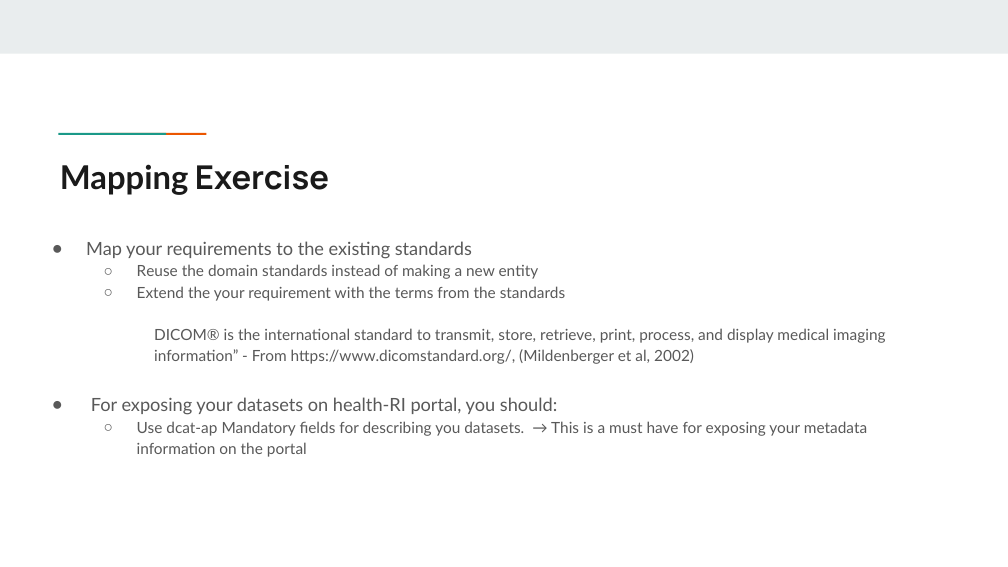
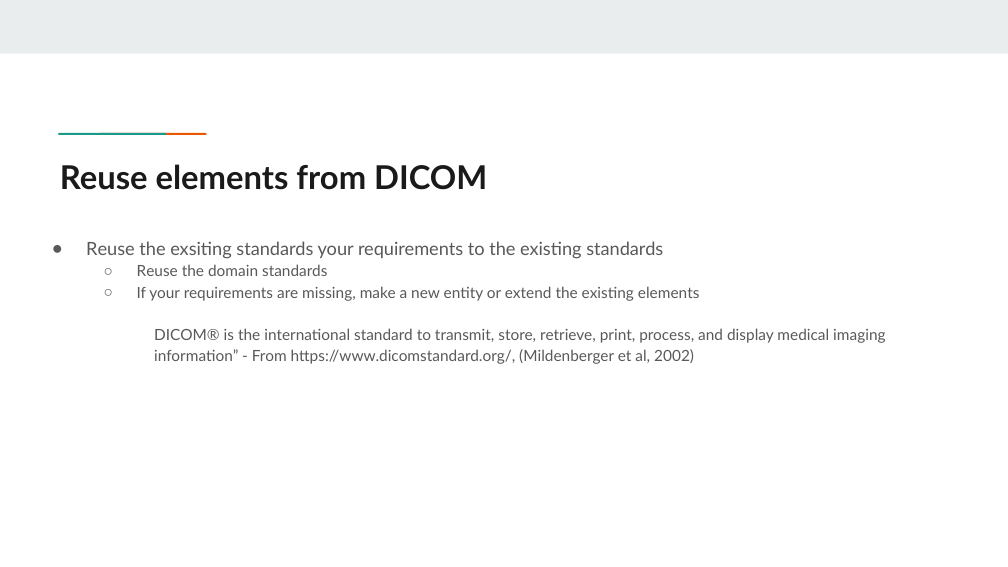
Before and after one commit to Health-RI/health-ri-metadata, a slide deck: slide 22 of Presentations/[DRAFT]HRI_Metadata_Schema_ImagingGroup_KickOff.pptx. Drawn at 1008x567 pixels with LibreOffice and Linux fonts; fonts in the diff are those of the drawing. Boxes give left, top, right and bottom in pixels: in the first picture for what was removed or moved away, otherwise in the second. Text is boxed around its words. In the diff, an @@ line names an element or a change of style, - is before the commit and + after.

```diff
--- a/Presentations/[DRAFT]HRI_Metadata_Schema_ImagingGroup_KickOff.pptx
+++ b/Presentations/[DRAFT]HRI_Metadata_Schema_ImagingGroup_KickOff.pptx
@@ title at [60, 164, 487, 190]: text changed; font Manrope to Lato @@
-Mapping Exercise
+Reuse elements from DICOM
@@ text at [86, 241, 699, 301]: text changed @@
-● Map your requirements to the existing standards
-  ○ Reuse the domain standards instead of making a new entity
-  ○ Extend the your requirement with the terms from the standards
+● Reuse the exsiting standards your requirements to the existing standards
+  ○ Reuse the domain standards
+  ○ If your requirements are missing, make a new entity or extend the existing elements
@@ text at [91, 397, 867, 457]: paragraphs removed @@
-● For exposing your datasets on health-RI portal, you should:
-  ○ Use dcat-ap Mandatory fields for describing you datasets. → This is a must have for exposing your metadata information on the portal
```
Also in this commit, not shown: 6 other slides changed, 2 slides added, 2 slides removed, 1 other file.
